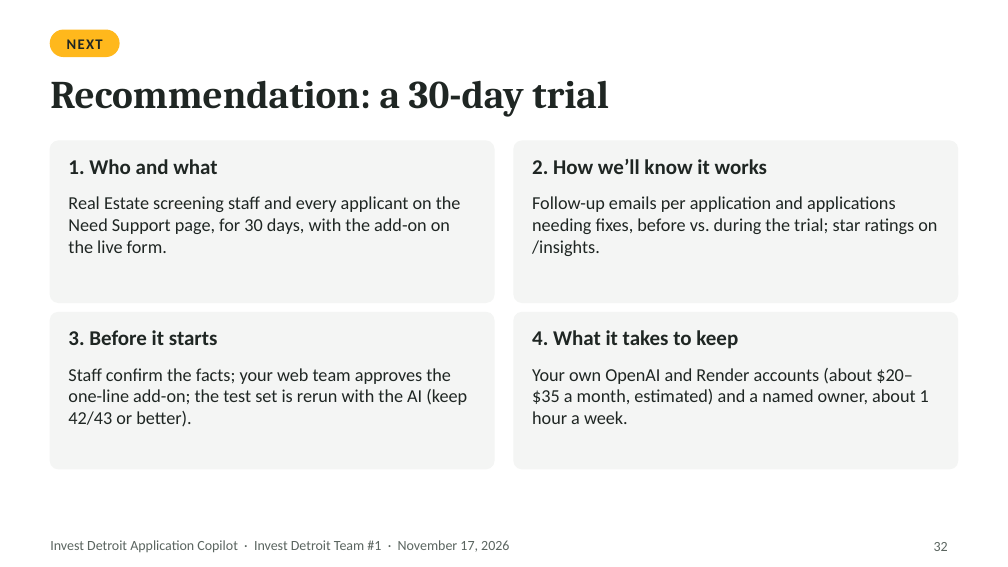
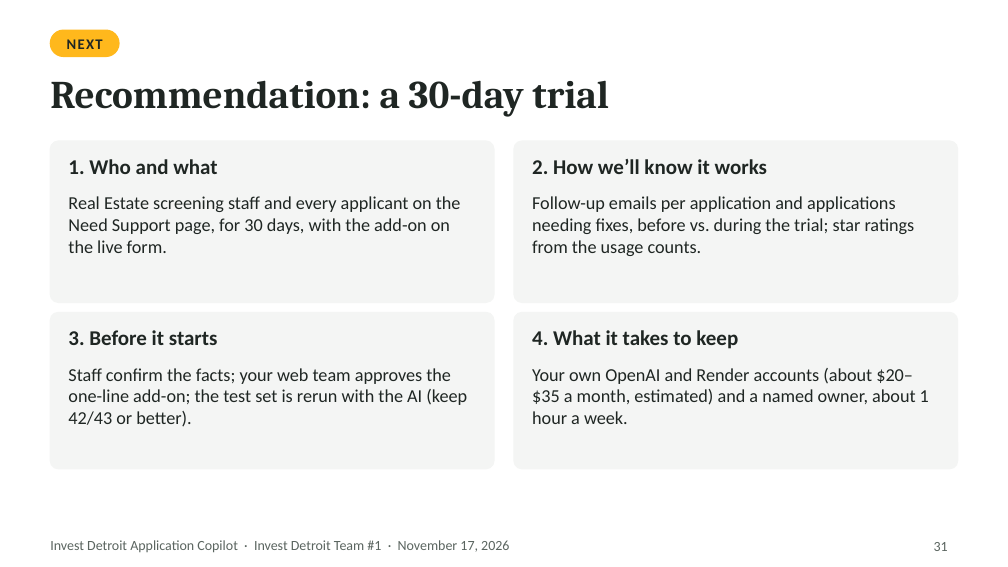
Before and after one commit to ojhnny/invest-detroit-application-copilot, a slide deck: slide 31 of docs/presentation/Invest-Detroit-Copilot-Client-Deck.pptx (slide 32 before the commit). Drawn at 1008x567 pixels with LibreOffice and Linux fonts; fonts in the diff are those of the drawing. Boxes give left, top, right and bottom in pixels: in the first picture for what was removed or moved away, otherwise in the second. Text is boxed around its words. In the diff, an @@ line names an element or a change of style, - is before the commit and + after.

```diff
--- a/docs/presentation/Invest-Detroit-Copilot-Client-Deck.pptx
+++ b/docs/presentation/Invest-Detroit-Copilot-Client-Deck.pptx
@@ text at [532, 196, 915, 256]: text changed @@
-Follow-up emails per application and applications needing fixes, before vs. during the trial; star ratings on /insights.
+Follow-up emails per application and applications needing fixes, before vs. during the trial; star ratings from the usage counts.
@@ page number at [934, 542, 948, 551]: text changed @@
-32
+31
```
Also in this commit, not shown: 7 other slides changed, 1 slide removed, 25 other files.
